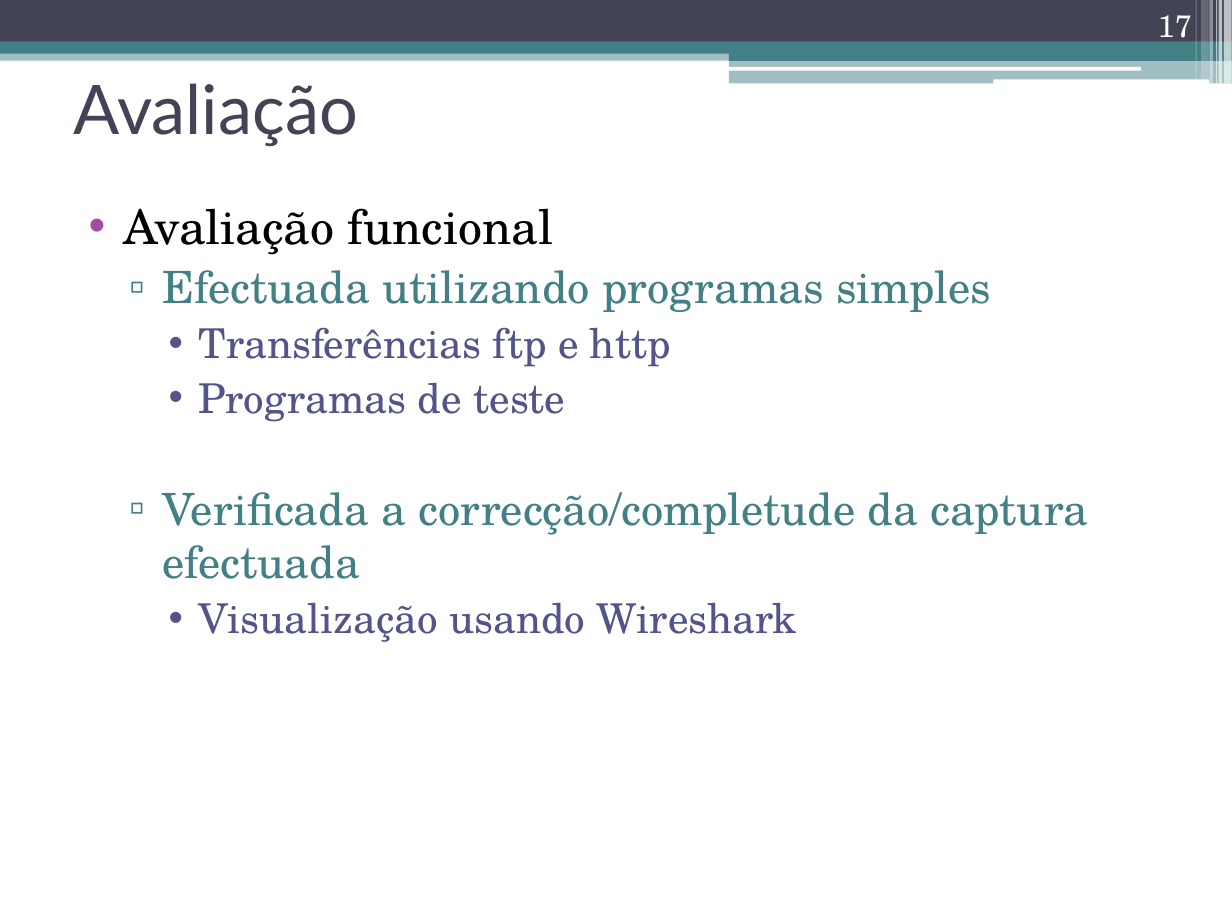
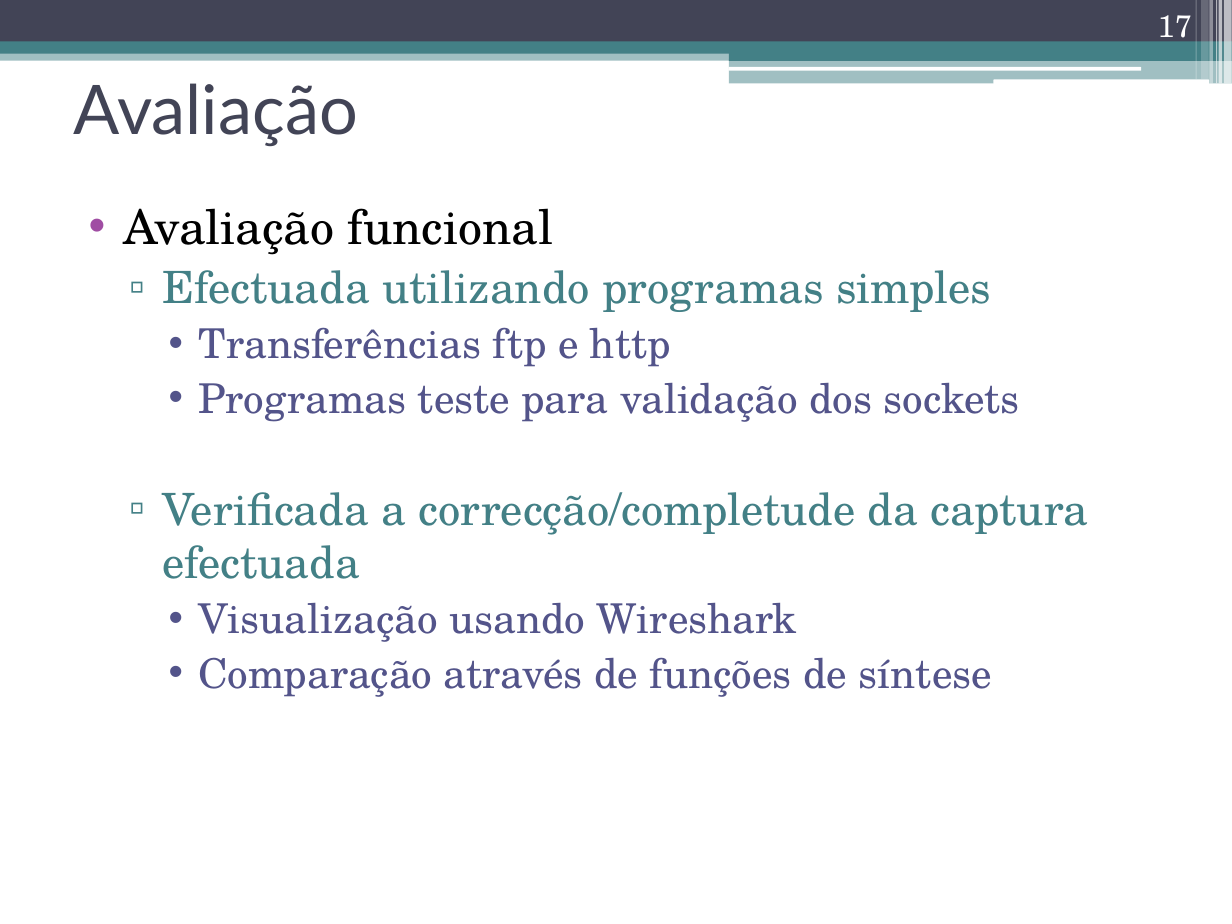
Before and after one commit to nunogmartins/cap_dissertation, a slide deck: slide 17 of doc/apresentacao_dissertacao.pptx. Drawn at 1232x924 pixels with LibreOffice and Linux fonts; fonts in the diff are those of the drawing. Boxes give left, top, right and bottom in pixels: in the first picture for what was removed or moved away, otherwise in the second. Text is boxed around its words. In the diff, an @@ line names an element or a change of style, - is before the commit and + after.

```diff
--- a/doc/apresentacao_dissertacao.pptx
+++ b/doc/apresentacao_dissertacao.pptx
@@ text at [198,382,1019,422]: text changed @@
-    • Programas de teste
+    • Programas teste para validação dos sockets
@@ text at [198,657,992,697]: paragraph added @@
+    • Comparação através de funções de síntese
```
Also in this commit, not shown: 4 other slides changed.
